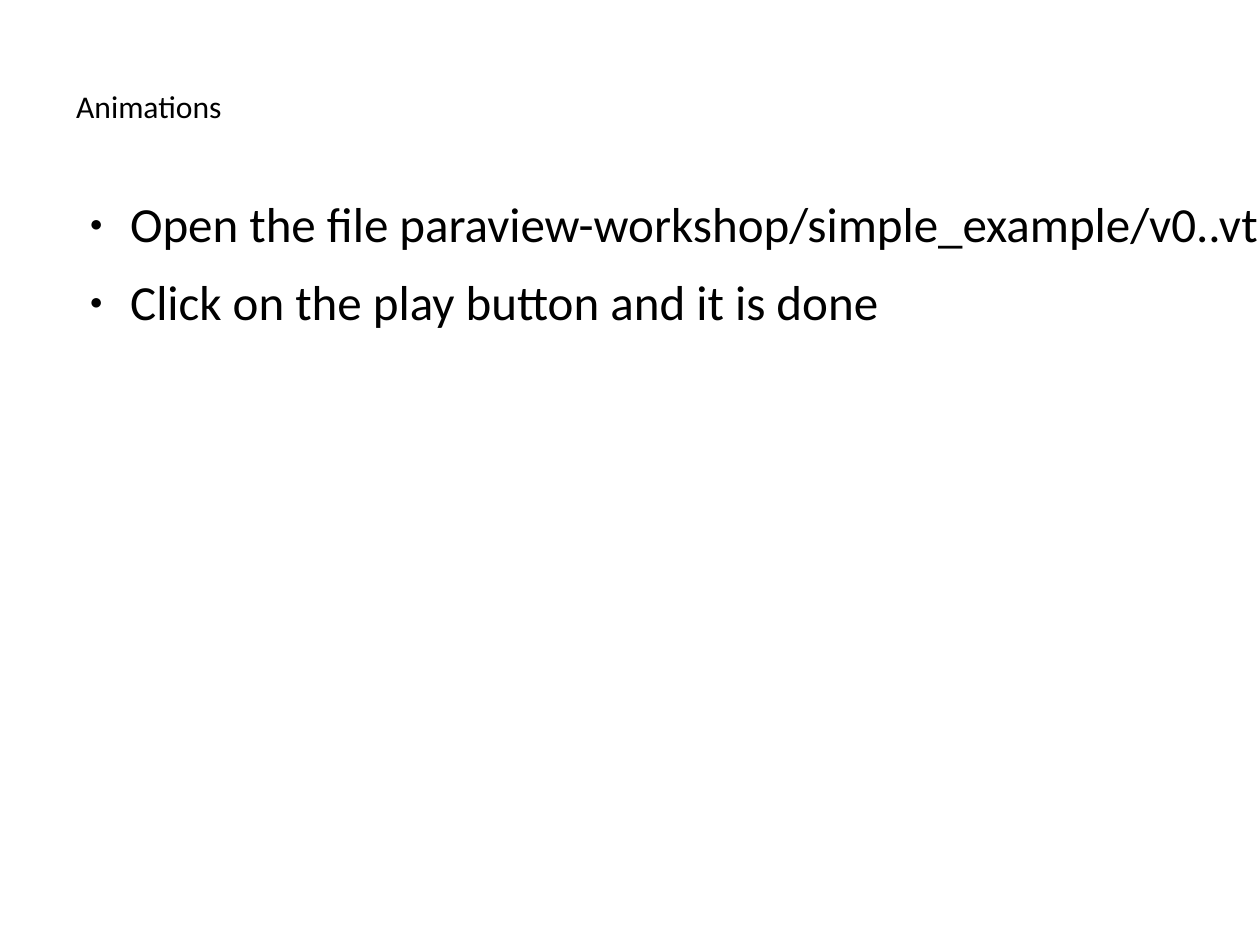
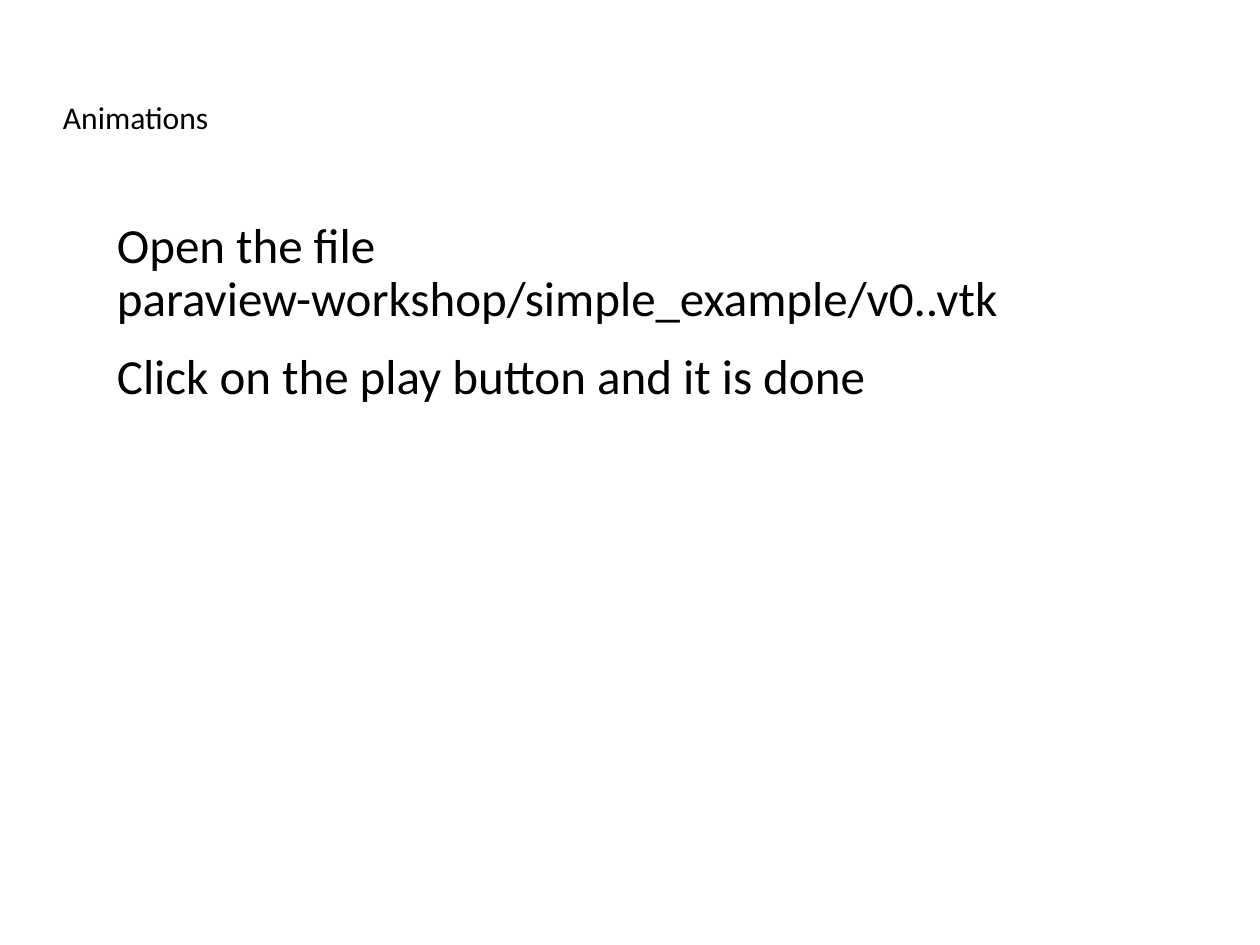
Before and after one commit to ucgmsim/workshops, a slide deck: slide 7 of presentation/slides.odp. Drawn at 1260x945 pixels with LibreOffice and Linux fonts; fonts in the diff are those of the drawing; background and template pictures are left out. Boxes give left, top, right and bottom in pixels: in the first picture for what was removed or moved away, otherwise in the second. Text is boxed around its words. In the diff, an @@ line names an element or a change of style, - is before the commit and + after.

Commit message:
Added simple example, almost finished presentation

```diff
--- a/presentation/slides.odp
+++ b/presentation/slides.odp
@@ title "Animations": place and size @@
-title "Animations" at [76, 96, 221, 119]
+title "Animations" at [63, 107, 208, 130]
@@ text "Open the file paraview-workshop/simple_example/v0..vtk": place and size @@
-text "Open the file paraview-workshop/simple_example/v0..vtk" at [130, 208, 1260, 328]
+text "Open the file paraview-workshop/simple_example/v0..vtk" at [117, 229, 997, 402]
@@ text "Open the file paraview-workshop/simple_example/v0..vtk" at [117, 229, 997, 402]: bullet colour #000000 to #FFFFFF @@
```
Also in this commit, not shown: 14 other slides changed, 2 other files.
